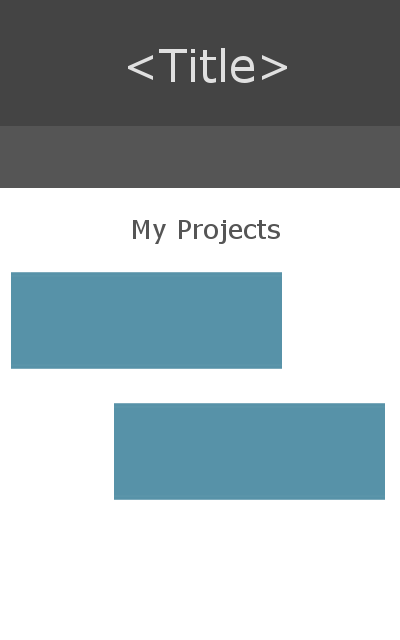
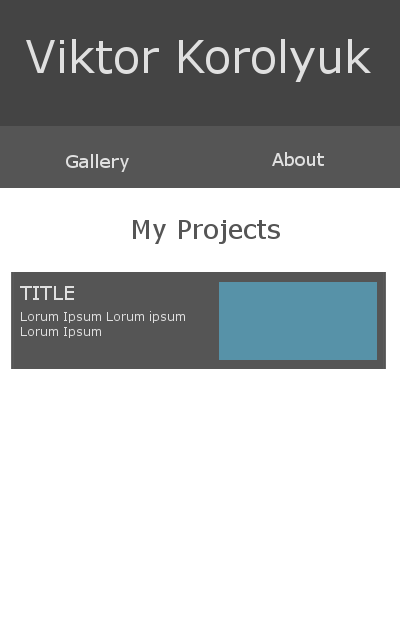
Revision of a layered 400 x 640 image; what changed, layer by layer:
added layer "About" in group "Menu" over (x1=272, y1=152, x2=324, y2=166)
added layer "Gallery #1" in group "Menu" over (x1=66, y1=154, x2=129, y2=172)
renamed "<Title>" to "Viktor Korolyuk", painted on it over (x1=26, y1=39, x2=371, y2=83)
added layer "TITLE" in group "Gallery Element" over (x1=20, y1=286, x2=74, y2=300)
added layer "Lorum Ipsum Lorum ipsum ..." in group "Gallery Element" over (x1=21, y1=311, x2=185, y2=338)
added layer "Transformation #1" in group "Gallery Element" over (x1=282, y1=282, x2=377, y2=360)
painted on "Transformation" over (x1=11, y1=272, x2=386, y2=369)
removed layer "Transformation copy" from group "Gallery" over (x1=114, y1=403, x2=385, y2=500)
